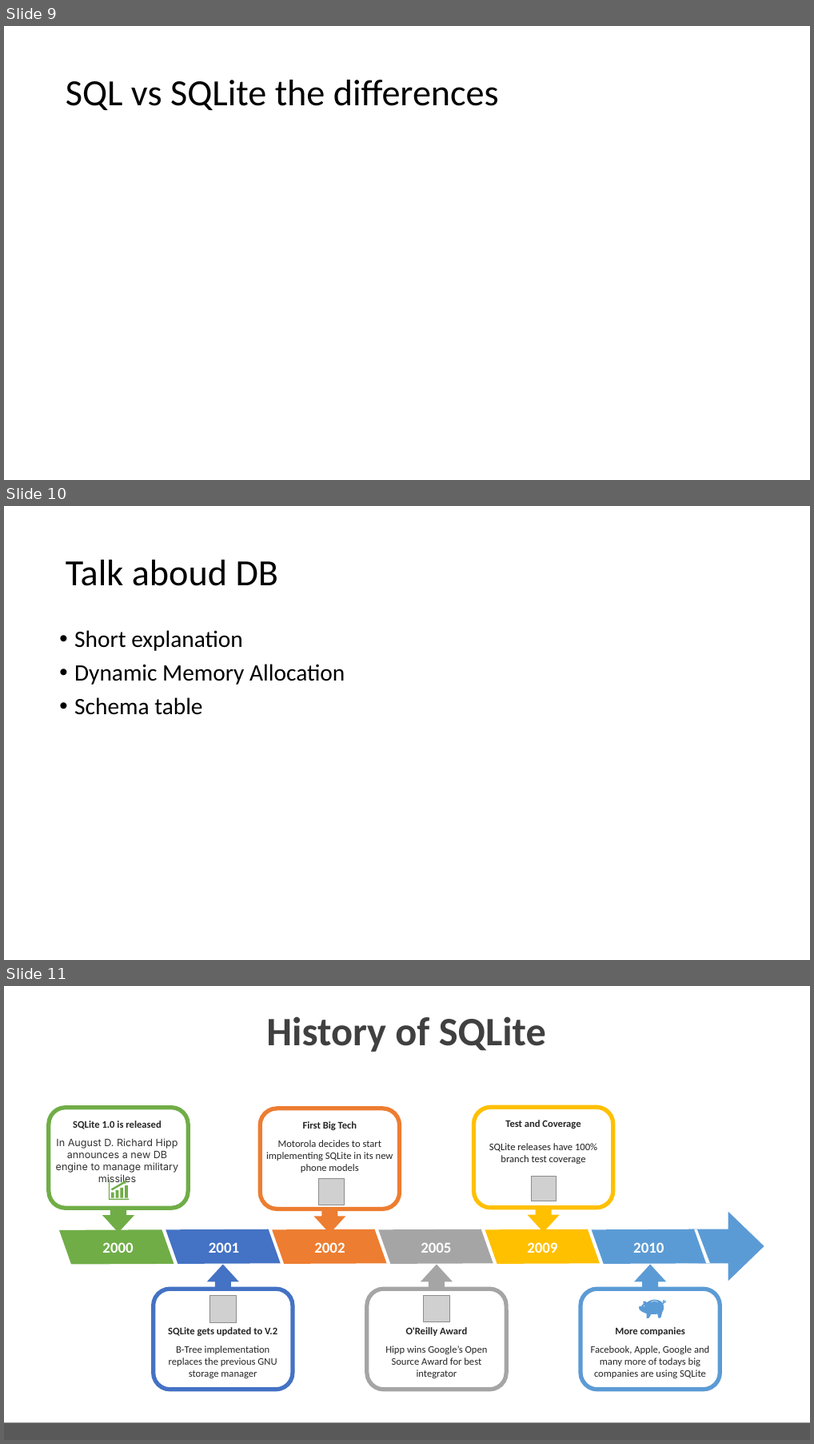
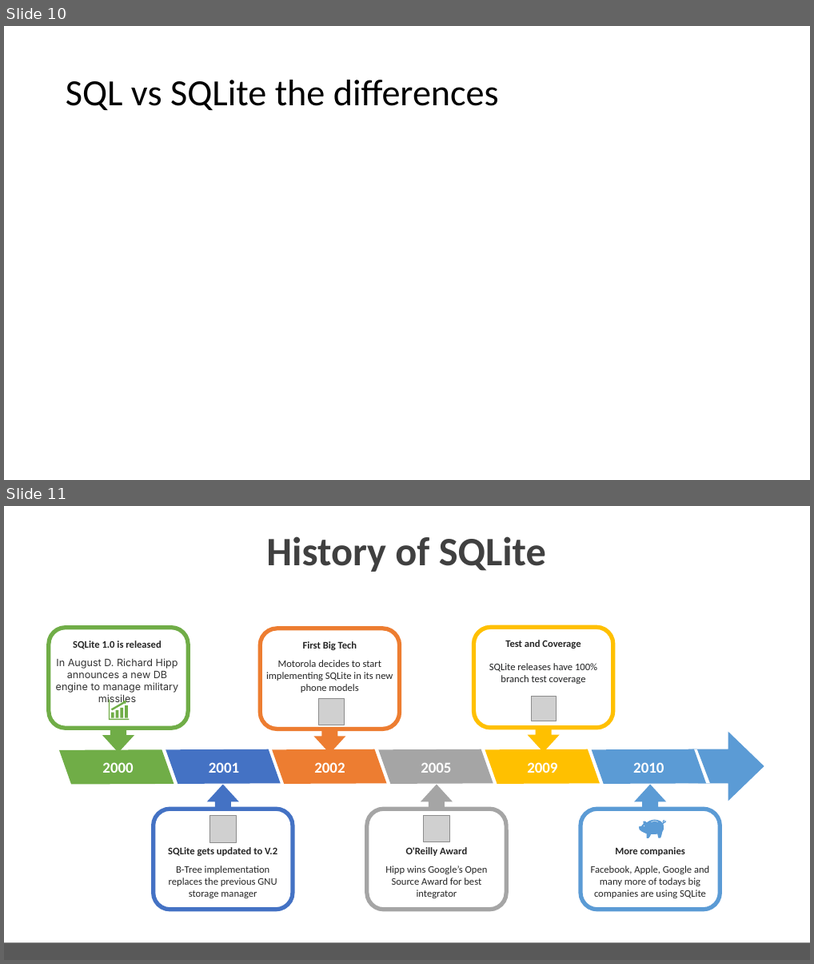
Before and after one commit to AntonioPirani/SQLiteProject, a slide deck: Presentation.pptx. Shown one above the other, each under a label of ours: slides 9, 10 and 11 before the commit, slides 10 and 11 after it. The pictures are 814x1444 and 814x964 pixels, drawn with LibreOffice and Linux fonts; fonts in the diff are those of the drawing; grey boxes stand for pictures. Boxes give left, top, right and bottom in pixels: in the first picture for what was removed or moved away, otherwise in the second. Text is boxed around its words. In the diff, an @@ line names an element or a change of style, - is before the commit and + after.

```diff
--- a/Presentation.pptx
+++ b/Presentation.pptx
@@ slide 10 removed at <box>4,506,810,960</box>, background #FFFFFF @@
@@ title removed at <box>66,560,278,586</box> @@
-Talk aboud DB
@@ text removed at <box>74,630,345,715</box> @@
-• Short explanation
-• Dynamic Memory Allocation
-• Schema table
@@ what was slide 9 is now slide 10 @@
```
Also in this commit, not shown: 2 slides changed, 1 slide added.
